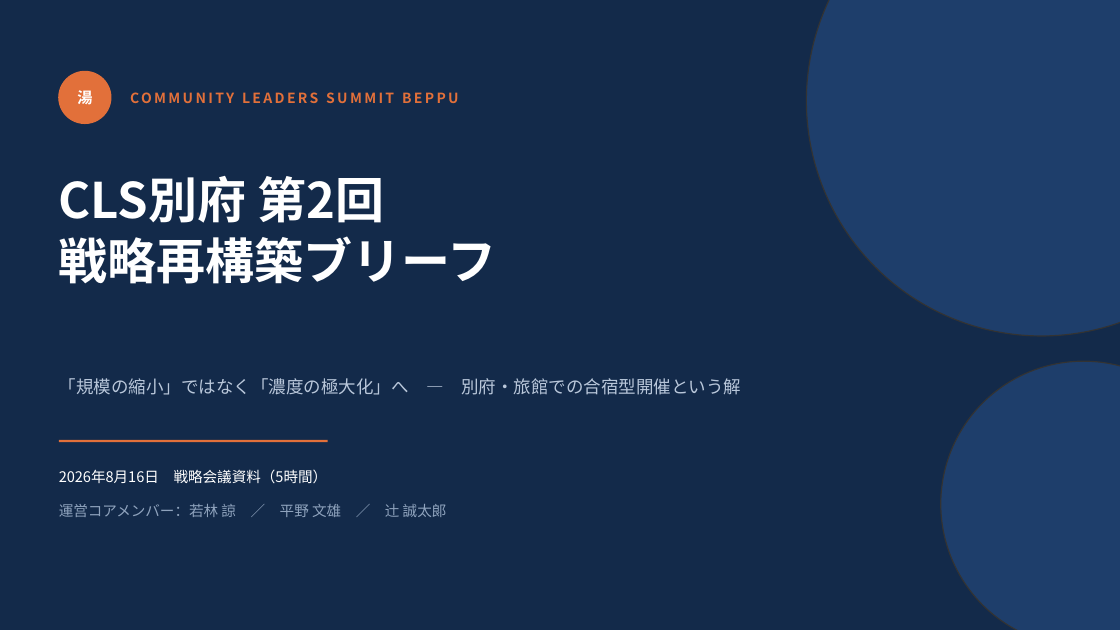
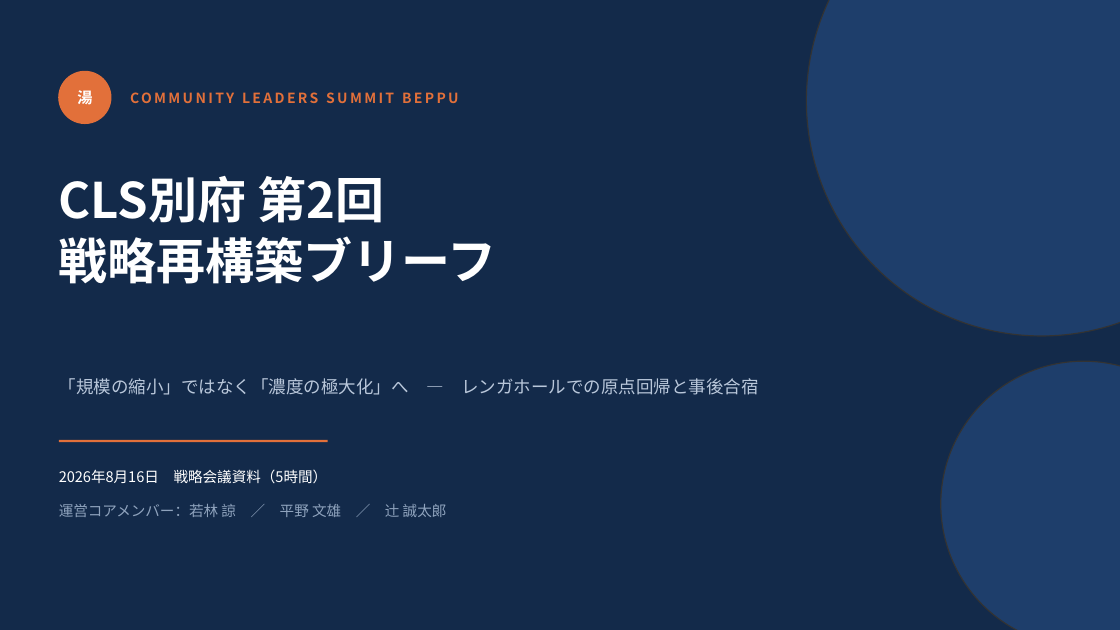
Before and after one commit to RyoWakabayashi/cls-beppu, a slide deck: slide 1 of docs/meetings/20260816/CLS別府第2回企画立案.pptx. Drawn at 1120x630 pixels with LibreOffice and Linux fonts; fonts in the diff are those of the drawing. Boxes give left, top, right and bottom in pixels: in the first picture for what was removed or moved away, otherwise in the second. Text is boxed around its words. In the diff, an @@ line names an element or a change of style, - is before the commit and + after.

```diff
--- a/docs/meetings/20260816/CLS別府第2回企画立案.pptx
+++ b/docs/meetings/20260816/CLS別府第2回企画立案.pptx
@@ text at <box>59,378,758,395</box>: text changed @@
-「規模の縮小」ではなく「濃度の極大化」へ — 別府・旅館での合宿型開催という解
+「規模の縮小」ではなく「濃度の極大化」へ — レンガホールでの原点回帰と事後合宿
```
Also in this commit, not shown: 11 other slides changed, 1 slide added, 2 other files.
